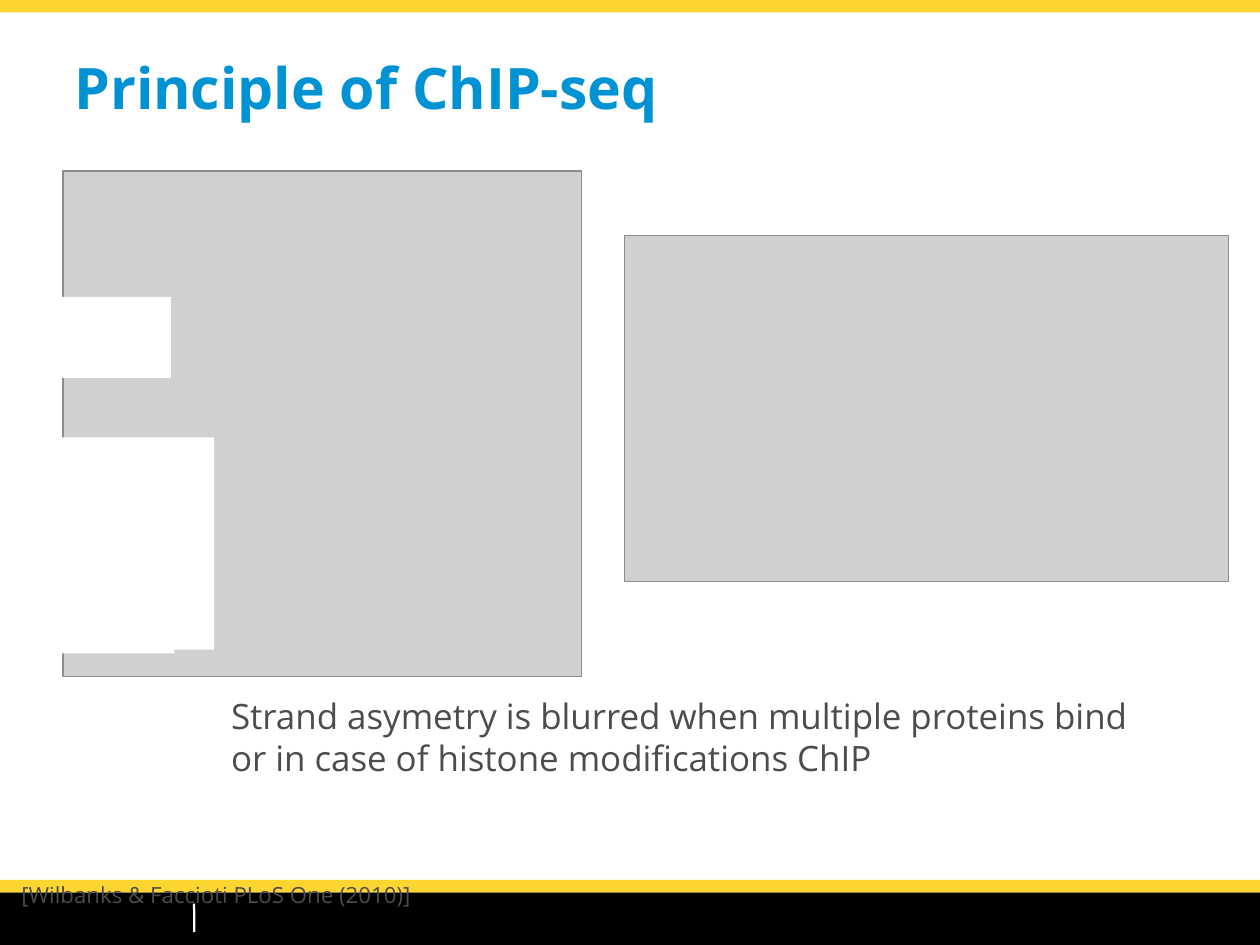
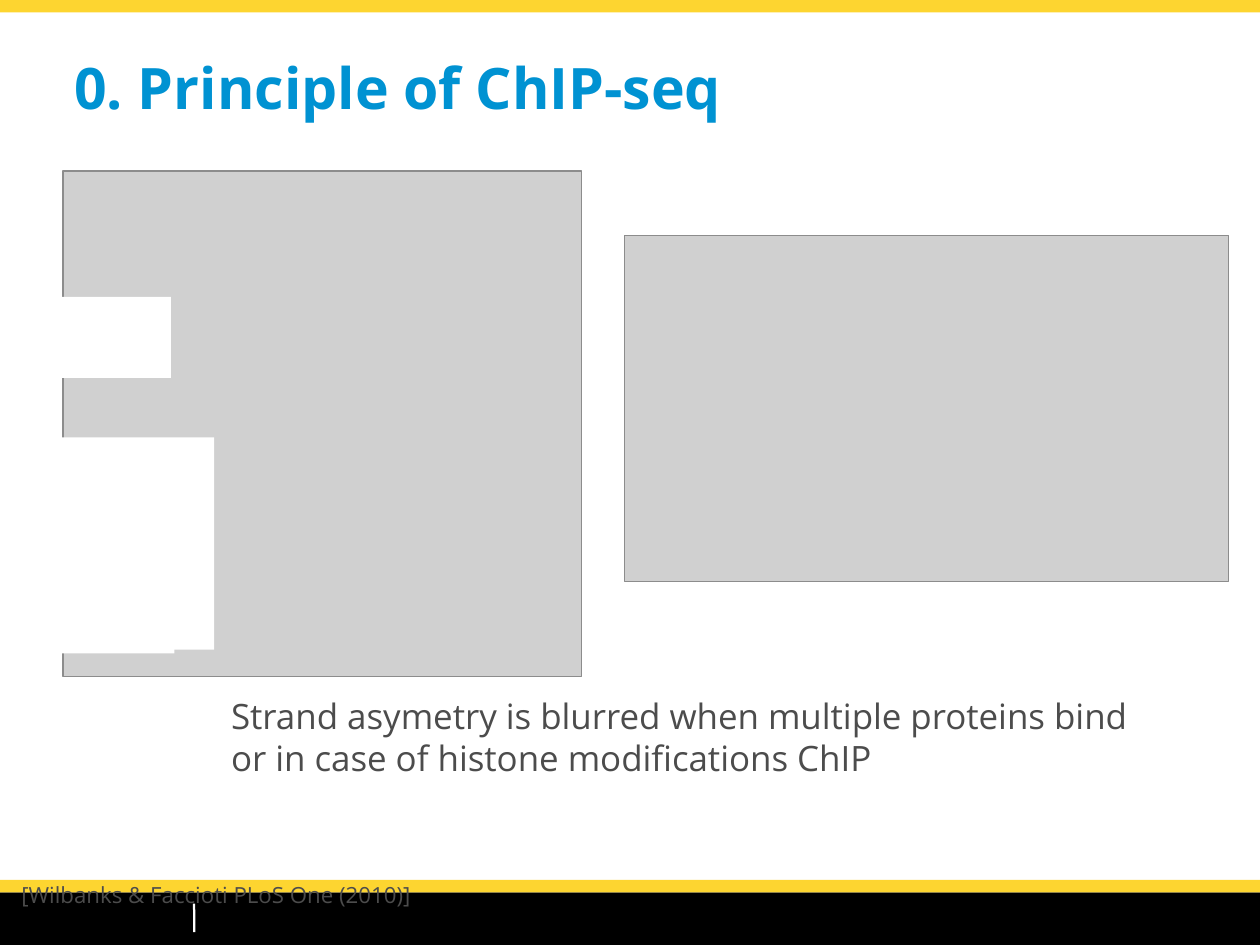
Before and after one commit to dputhier/EBA_2015_ChIP-Seq, a slide deck: slide 8 of slides/chipseq_CarlHerrmann_Roscoff2015.odp. Drawn at 1260x945 pixels with LibreOffice and Linux fonts; fonts in the diff are those of the drawing; grey boxes stand for pictures; background and template pictures are left out. Boxes give left, top, right and bottom in pixels: in the first picture for what was removed or moved away, otherwise in the second. Text is boxed around its words. In the diff, an @@ line names an element or a change of style, - is before the commit and + after.

```diff
--- a/slides/chipseq_CarlHerrmann_Roscoff2015.odp
+++ b/slides/chipseq_CarlHerrmann_Roscoff2015.odp
@@ title at (74,65,721,123): text changed @@
-Principle of ChIP-seq
+0. Principle of ChIP-seq
```
Also in this commit, not shown: 6 other slides changed, 2 slides added, 1 other file.
